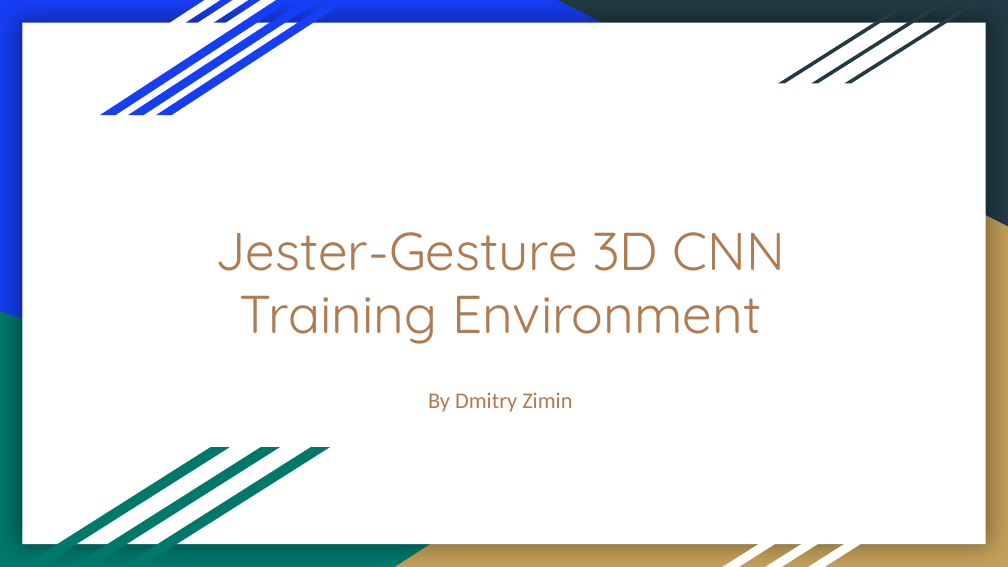
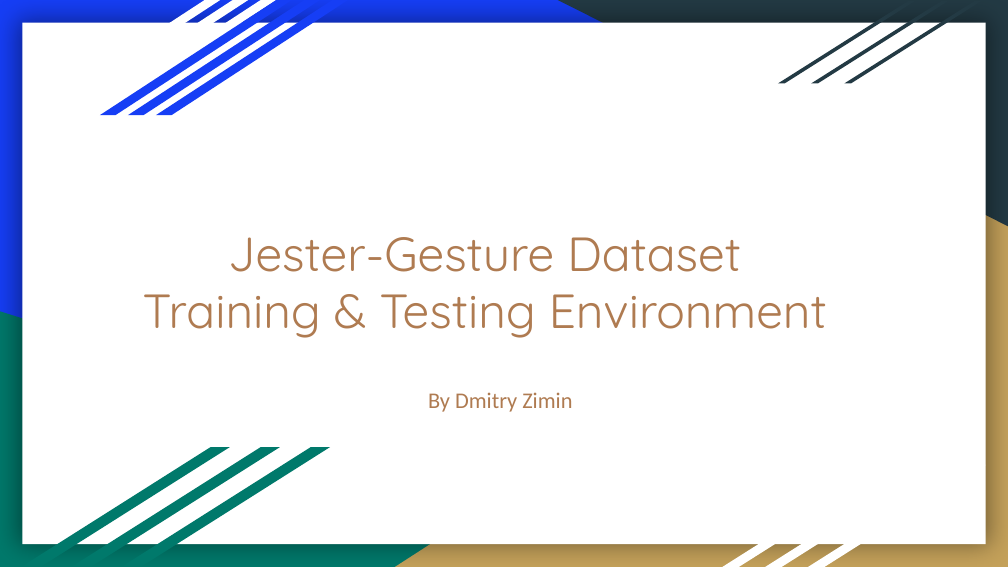
Before and after one commit to yrtimd/Jester-Gesture-3D-CNN, a slide deck: slide 1 of Presentation/cs523_presentation.pptx. Drawn at 1008x567 pixels with LibreOffice and Linux fonts; fonts in the diff are those of the drawing. Boxes give left, top, right and bottom in pixels: in the first picture for what was removed or moved away, otherwise in the second. Text is boxed around its words. In the diff, an @@ line names an element or a change of style, - is before the commit and + after.

```diff
--- a/Presentation/cs523_presentation.pptx
+++ b/Presentation/cs523_presentation.pptx
@@ title at <box>143,237,827,338</box>: text changed; size 38 to 34.2 pt @@
-Jester-Gesture 3D CNN Training Environment
+Jester-Gesture Dataset Training & Testing Environment
```
Also in this commit, not shown: 1 other slide changed, 3 slides added, 2 slides removed, 2 other files.
